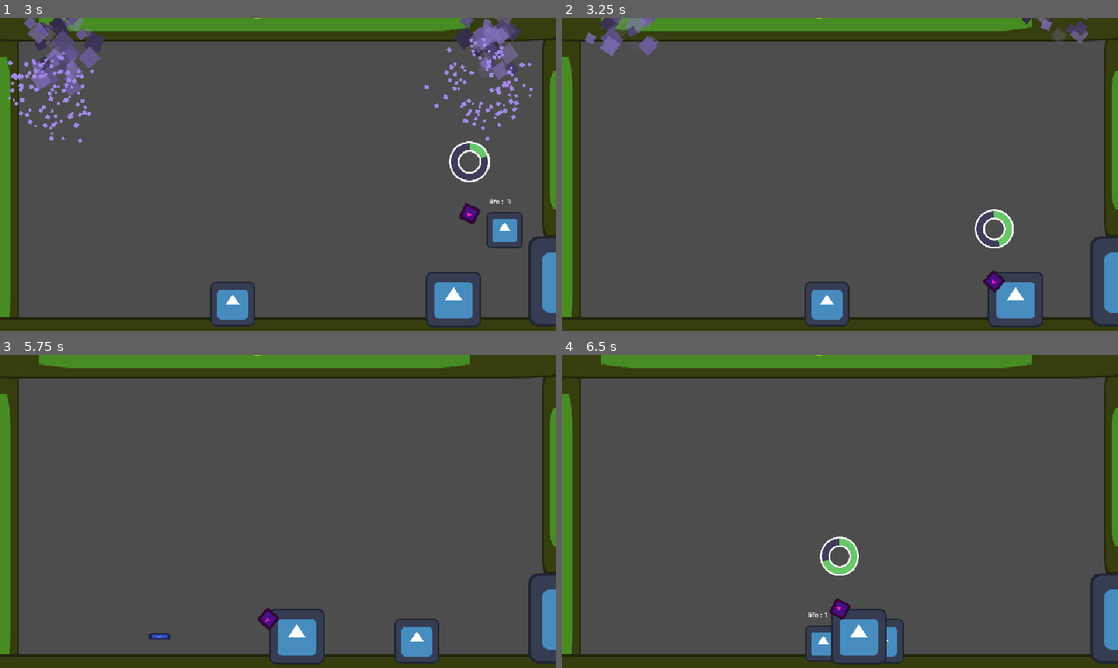
Above: before the commit, frames 1-4 (two rows, left to right).
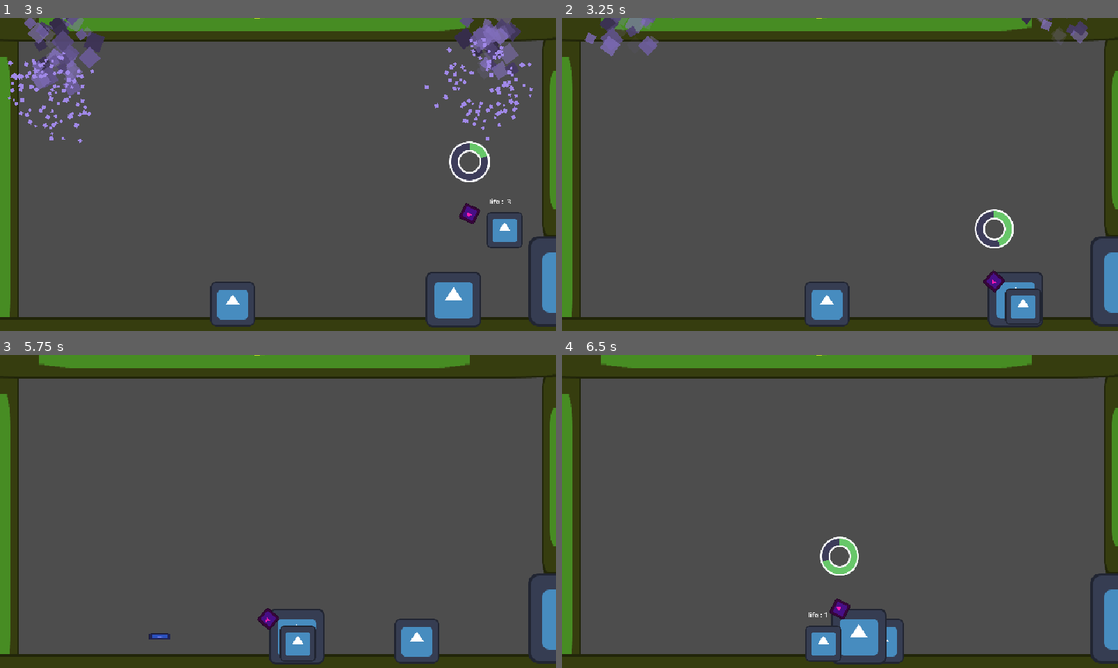
Above: after the commit, the same moments.

Repository: Juawo/hammer-game
Game: Godot game, scene res://scenes/Ui/main_menu.tscn
The game is run twice, just before and just after one commit, with the same random seed, the same clock (stepped at 60 frames per second) and the same inputs. The engine's default icon, where the game draws it, is replaced by a stand-in: a white triangle on a blue panel in a dark square.
Inputs (mouse positions are in pixels of both pictures, inside the frame that each line leads up to):
- Up to frame 1 (3 s): click "PLAY" at 0.5 s; tap Enter at 1.25 s; move the mouse to (400, 158) at 1.27 s; press the mouse at (400, 158) at 1.28 s; hold D (right) 1.28-2.78 s; tap W (jump) at 1.52, 2.27 s; move the mouse to (166, 190) at 2.02 s; release the mouse at (166, 190) at 2.03 s; click (166, 190) at 2.1 s; move the mouse to (333, 105) at 2.77 s; press the mouse at (333, 105) at 2.78 s; hold A (left) from 2.78 s (still down)
- Up to frame 2 (3.25 s): keep holding A (left)
- Up to frame 3 (5.75 s): move the mouse to (250, 574) at 3.52 s; release A (left) at 3.53 s; release the mouse at (250, 574) at 3.53 s; hold D (right) 3.53-5.03 s; click (250, 574) at 3.6 s; tap W (jump) at 3.77, 4.52, 5.27 s; move the mouse to (444, 558) at 4.27 s; press the mouse at (444, 558) at 4.28 s; move the mouse to (111, 464) at 5.02 s; release the mouse at (111, 464) at 5.03 s; hold A (left) from 5.03 s (still down); click (111, 464) at 5.1 s
- Up to frame 4 (6.5 s): move the mouse to (867, 511) at 5.77 s; release A (left) at 5.78 s; press the mouse at (867, 511) at 5.78 s; hold D (right) from 5.78 s (still down)

Frame 1 is identical in both runs. In frame 2, 0.3% of the frame differs, in the area x 79-87%, y 86-98%; in frame 3, 0.4%, in the area x 50-57%, y 86-98%; in frame 4, 0.1%.

Commit message:
Update player stats and enhance death handling in player script

Diff:
--- a/project_time_tracker.json
+++ b/project_time_tracker.json
@@ -1,9 +1,9 @@
 {
-  "2D": 9227.227,
-  "3D": 9.91,
+  "2D": 12345.189,
+  "3D": 10.32,
   "AFK": 526.596,
   "Asset Store": 2.207,
   "Documentation": 1.546,
-  "Game": 8635.103,
-  "Script": 13231.951
+  "Game": 8899.103,
+  "Script": 14288.987
 }
--- a/scenes/Player/player.tscn
+++ b/scenes/Player/player.tscn
@@ -16,6 +16,7 @@
 script = ExtResource("1_1kbk7")
 
 [node name="Sprite2D" type="Sprite2D" parent="." unique_id=1472587453]
+z_index = 2
 scale = Vector2(0.6484375, 0.6484375)
 texture = ExtResource("1_cyojo")
 
--- a/scripts/Player/player.gd
+++ b/scripts/Player/player.gd
@@ -75,8 +75,8 @@
 	is_invulnerable = false
 
 func die() -> void :
-	# Add visuals and connect to GameManager
-	queue_free()
+	# TODO : Add visuals and connect to GameManager
+	GameManager.register_death()
 
 func _on_hurtbox_area_entered(area: Area2D) -> void:
 	if area.is_in_group("DamageDealer") :
